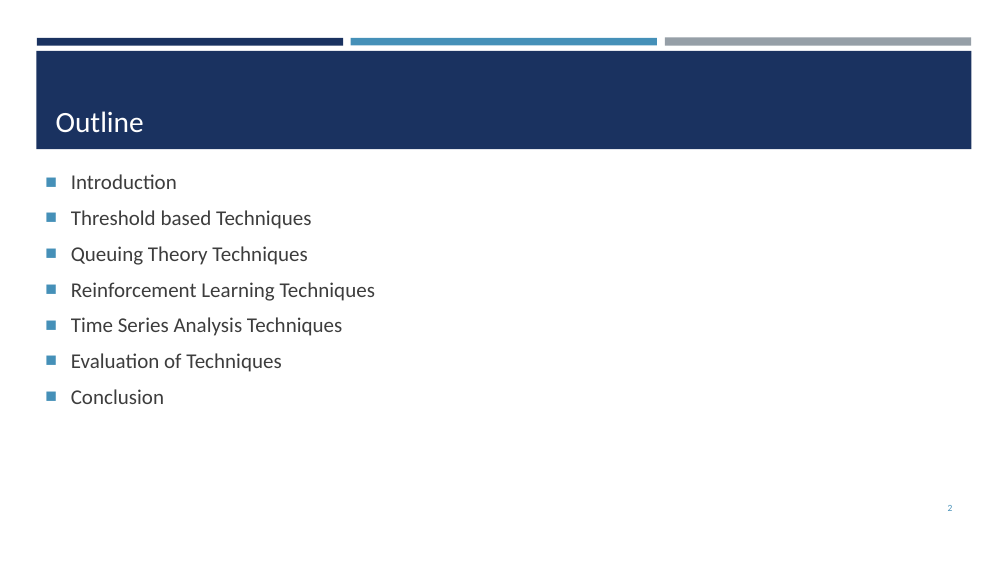
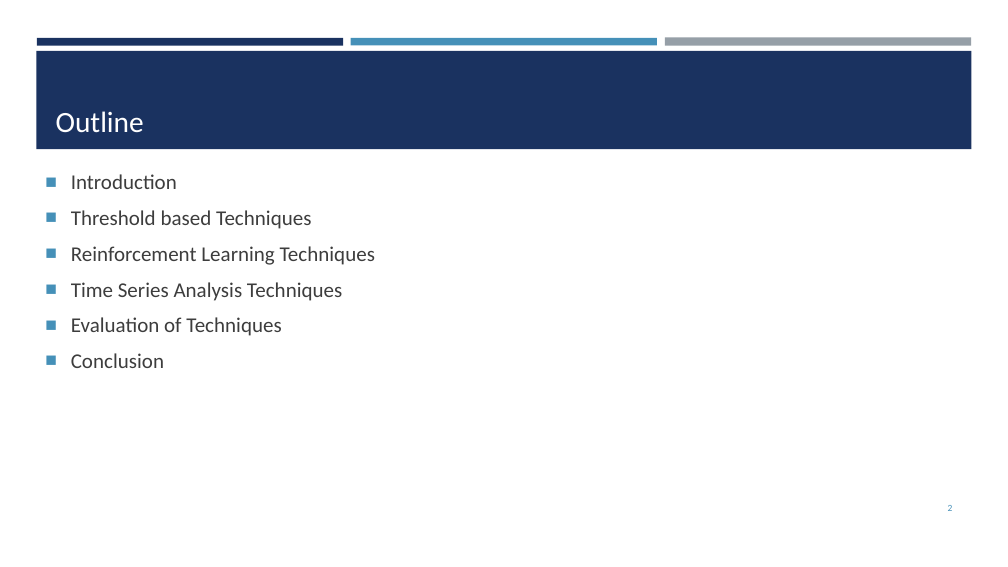
Before and after one commit to Rahma-ra1001782/Rahma-ra1001782-hw, a slide deck: slide 2 of Review/G3-Review Paper & Presentation - Final Version/G3 - Review Paper Presentation.pptx. Drawn at 1008x567 pixels with LibreOffice and Linux fonts; fonts in the diff are those of the drawing. Boxes give left, top, right and bottom in pixels: in the first picture for what was removed or moved away, otherwise in the second. Text is boxed around its words. In the diff, an @@ line names an element or a change of style, - is before the commit and + after.

```diff
--- a/Review/G3-Review Paper & Presentation - Final Version/G3 - Review Paper Presentation.pptx
+++ b/Review/G3-Review Paper & Presentation - Final Version/G3 - Review Paper Presentation.pptx
@@ text at (71,246,307,265): paragraph removed @@
-■ Queuing Theory Techniques
```
Also in this commit, not shown: 15 other slides changed, 1 slide added, 9 slides removed.
